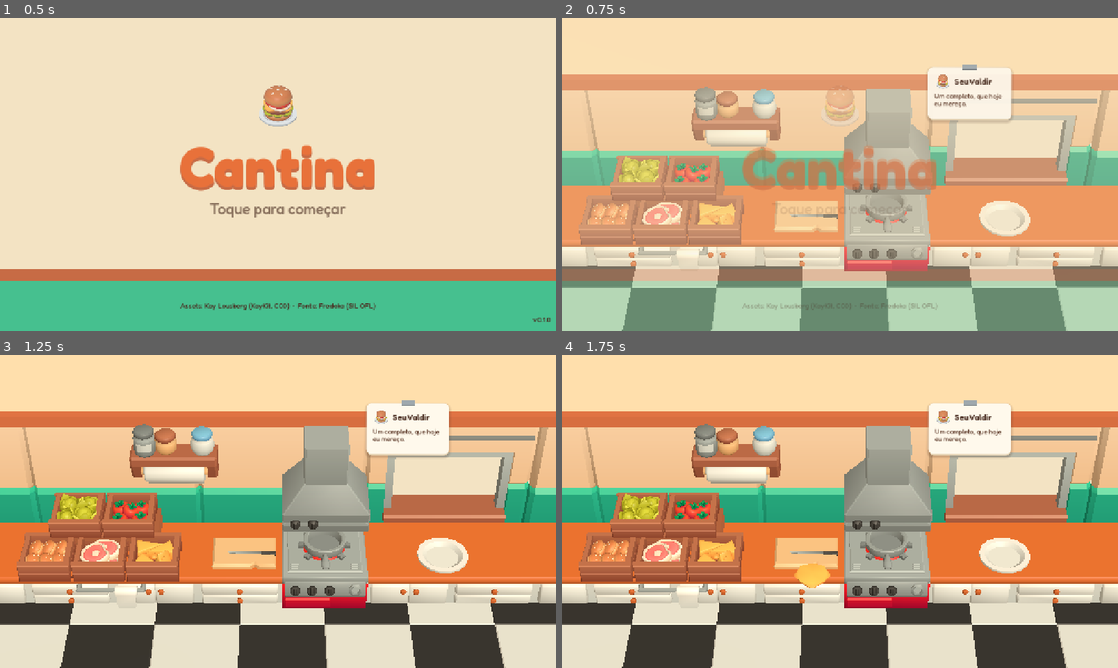
Above: before the commit, frames 1-4 (two rows, left to right).
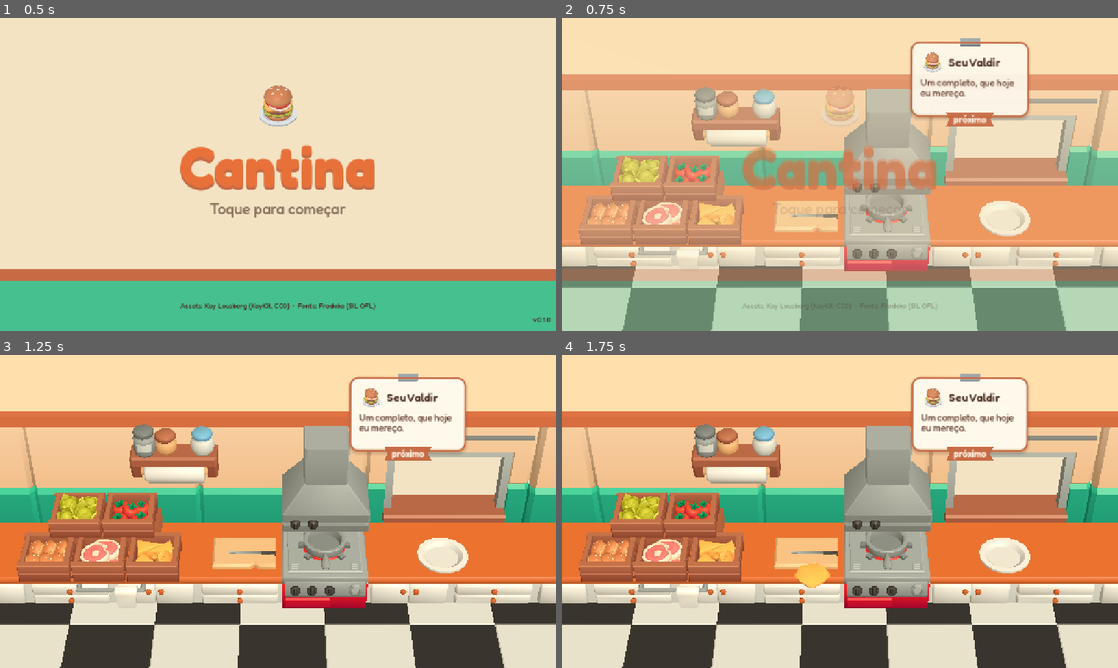
Above: after the commit, the same moments.

Repository: marcalsantarem/cantina
Game: Godot game, scene res://scenes/main.tscn
Two runs of this game, one before a commit and one after it. Both use one fixed random seed, a clock stepped at 60 frames per second and the inputs below.
Inputs (mouse positions are in pixels of both pictures, inside the frame that each line leads up to):
- Up to frame 1 (0.5 s): no input
- Up to frame 2 (0.75 s): tap Enter (ui_accept) at 0.5 s; drag from (840, 174) to (895, 105) at 0.52 s
- Up to frame 3 (1.25 s): no input
- Up to frame 4 (1.75 s): tap Enter (ui_accept) at 1.25 s; drag from (728, 527) to (812, 574) at 1.27 s

Frame 1 is identical in both runs. In frame 2, 3.9% of the frame differs, in the area x 62-84%, y 6-35%; in frame 3, 3.8%; in frame 4, 3.8%.

Commit message:
T-010 ressalvas do QA do M1: destaque do próximo bilhete e bilhetes legíveis em telas baixas; 90 testes (BRF-009)
Co-Authored-By: Claude Opus 5.5 <noreply@anthropic.com>

Diff:
--- a/scenes/ui/hud.tscn
+++ b/scenes/ui/hud.tscn
@@ -9,11 +9,9 @@
 
 [node name="Tickets" type="Control" parent="."]
 layout_mode = 3
-anchors_preset = 15
-anchor_right = 1.0
-anchor_bottom = 1.0
-grow_horizontal = 2
-grow_vertical = 2
+anchors_preset = 0
+offset_right = 1280.0
+offset_bottom = 720.0
 mouse_filter = 2
 theme = ExtResource("2_theme")
 
--- a/src/ui/hud.gd
+++ b/src/ui/hud.gd
@@ -2,6 +2,8 @@
 ## HUD da cozinha: bilhetes, bilhete-resposta e palavra de feedback.
 ## Fala com a cozinha só por sinais (contrato BRF-007): ticket_added, ticket_served,
 ## gesture_feedback e get_slot_screen_position(slot).
+## O prato vai sempre para o bilhete mais antigo aberto (FIFO): ele ganha o destaque "próximo".
+## Em telas baixas os bilhetes são ampliados para a frase ter ao menos min_phrase_px na tela.
 
 const TicketCardScene := preload("res://scenes/ui/ticket_card.tscn")
 const FeedbackWord := preload("res://src/ui/feedback_word.gd")
@@ -10,9 +12,24 @@
 
 ## Tempo que o bilhete-resposta fica visível.
 @export var reply_seconds := 4.0
+## Altura mínima (px de tela) do texto da frase do bilhete.
+@export var min_phrase_px := 13.0
+## Ampliação máxima dos bilhetes.
+@export var max_ui_scale := 2.0
 
+## Escala aplicada aos bilhetes (1 = tamanho de projeto).
+var ui_scale := 1.0
 var _controller: Node
 var _open := {}  # slot -> bilhete aberto
+var _order: Array[int] = []  # slots abertos, do mais antigo ao mais novo
+var _forced_scale := 0.0
+
+
+## Escala dos bilhetes para que font_size * screen_scale * escala >= min_px.
+static func ticket_scale_for(screen_scale: float, font_size: float, min_px: float, max_scale := 2.0) -> float:
+	if screen_scale <= 0.0 or font_size <= 0.0:
+		return 1.0
+	return clampf(min_px / (font_size * screen_scale), 1.0, max_scale)
 
 @onready var _tickets: Control = $Tickets
 @onready var _feedback: Control = $Feedback
@@ -20,6 +37,7 @@
 
 func _ready() -> void:
 	get_viewport().size_changed.connect(_refresh_anchors)
+	_refresh_anchors()
 
 
 func bind(controller: Node) -> void:
@@ -51,11 +69,28 @@
 	return _tickets.get_children()
 
 
+## Slot do bilhete que recebe o próximo prato (o mais antigo aberto), ou -1.
+func get_next_slot() -> int:
+	for slot in _order:
+		if get_card(slot) != null:
+			return slot
+	return -1
+
+
+## Força a escala dos bilhetes (testes/capturas); <= 0 volta ao cálculo automático.
+func set_ui_scale(value: float) -> void:
+	_forced_scale = value
+	_refresh_anchors()
+
+
 func _on_ticket_added(slot: int, ticket: TicketData) -> void:
 	var old := get_card(slot)
 	if old:
 		old.dismiss(0.15)
 	_open[slot] = _new_card(slot, ticket)
+	_order.erase(slot)
+	_order.append(slot)
+	_update_next()
 	_layout()
 
 
@@ -64,6 +99,8 @@
 	if card == null:
 		card = _new_card(slot, ticket)
 	_open.erase(slot)
+	_order.erase(slot)
+	_update_next()
 	card.show_reply(reply, band)
 	card.dismiss_after(reply_seconds)
 	_layout()
@@ -78,6 +115,7 @@
 func _new_card(slot: int, ticket: TicketData) -> Control:
 	var card := TicketCardScene.instantiate()
 	card.slot = slot
+	card.compact = ui_scale > 1.0
 	_tickets.add_child(card)
 	card.resized.connect(_layout)
 	card.tree_exited.connect(_layout)
@@ -86,14 +124,40 @@
 	return card
 
 
+func _update_next() -> void:
+	var next := get_next_slot()
+	for slot in _open:
+		var card := get_card(slot)
+		if card:
+			card.is_next = slot == next
+
+
+## Posição do slot nas coordenadas (escaladas) de _tickets.
 func _slot_pos(slot: int) -> Vector2:
 	if is_instance_valid(_controller) and _controller.has_method("get_slot_screen_position"):
-		return _controller.get_slot_screen_position(slot)
+		return _controller.get_slot_screen_position(slot) / ui_scale
 	return Vector2.ZERO
 
 
+## Pixels de tela por unidade lógica (stretch canvas_items).
+func _screen_scale() -> float:
+	var vis := get_viewport().get_visible_rect().size
+	var win := get_window()
+	if win == null or vis.y <= 0.0 or win.size.y <= 0:
+		return 1.0
+	return float(win.size.y) / vis.y
+
+
 func _refresh_anchors() -> void:
+	if _forced_scale > 0.0:
+		ui_scale = _forced_scale
+	else:
+		var fs := float(_tickets.get_theme_font_size("font_size", "TicketPhrase"))
+		ui_scale = ticket_scale_for(_screen_scale(), fs, min_phrase_px, max_ui_scale)
+	_tickets.scale = Vector2.ONE * ui_scale
+	_tickets.size = get_viewport().get_visible_rect().size / ui_scale
 	for card in _tickets.get_children():
+		card.compact = ui_scale > 1.0
 		card.anchor_point = _slot_pos(card.slot)
 	_layout()
 
--- a/src/ui/ticket_card.gd
+++ b/src/ui/ticket_card.gd
@@ -7,6 +7,11 @@
 const RAIL_OVERLAP := 14.0
 const MARGIN := 8.0
 const CLIP_COLOR := Color("#9ea8ad")
+const NEXT_COLOR := Color("#c76b45")
+const NEXT_TEXT := "próximo"
+const NEXT_LIFT := 12.0
+## Linhas da frase no modo compacto (telas baixas).
+const COMPACT_LINES := 2
 
 var slot := -1
 var is_reply := false
@@ -24,6 +29,25 @@
 	set(v):
 		float_offset = v
 		_place()
+## Bilhete mais antigo aberto: é ele que recebe o próximo prato.
+var is_next := false:
+	set(v):
+		if v == is_next:
+			return
+		is_next = v
+		_animate_lift(NEXT_LIFT if v else 0.0)
+		queue_redraw()
+var next_lift := 0.0:
+	set(v):
+		next_lift = v
+		_place()
+## Modo compacto: frase do pedido em até COMPACT_LINES linhas com reticências.
+var compact := false:
+	set(v):
+		compact = v
+		_apply_compact()
+
+var _full_phrase := ""
 
 @onready var _icon: TextureRect = %Icon
 @onready var _name: Label = %Name
@@ -39,7 +63,8 @@
 
 func show_ticket(ticket: TicketData) -> void:
 	_name.text = ticket.nickname
-	_phrase.text = ticket.phrase
+	_full_phrase = ticket.phrase
+	_apply_compact()
 	var icon_path := ICON_PATH % ticket.recipe
 	_icon.texture = load(icon_path) if ResourceLoader.exists(icon_path) else null
 	_icon.visible = _icon.texture != null
@@ -69,6 +94,8 @@
 ## Troca o conteúdo para o bilhete-resposta (sem animação).
 func apply_reply(reply: String, band: int) -> void:
 	is_reply = true
+	is_next = false
+	_phrase.max_lines_visible = -1
 	theme_type_variation = &"ReplyPanel"
 	_icon.visible = false
 	_without.visible = false
@@ -110,14 +137,46 @@
 	tw.chain().tween_callback(queue_free)
 
 
+func phrase_label() -> Label:
+	return _phrase
+
+
+func _apply_compact() -> void:
+	if _phrase == null or is_reply:
+		return
+	_phrase.text = _full_phrase
+	_phrase.max_lines_visible = COMPACT_LINES if compact else -1
+	if compact:
+		_fit_phrase.call_deferred()
+
+
+## Corta a frase por palavras, com reticências, até caber em COMPACT_LINES linhas.
+func _fit_phrase() -> void:
+	if is_reply or not compact or _phrase.get_line_count() <= COMPACT_LINES:
+		return
+	var words := _full_phrase.split(" ", false)
+	while words.size() > 1:
+		words.remove_at(words.size() - 1)
+		_phrase.text = " ".join(words).rstrip(",.;:") + "…"
+		if _phrase.get_line_count() <= COMPACT_LINES:
+			return
+
+
+func _animate_lift(target: float) -> void:
+	if not is_inside_tree():
+		next_lift = target
+		return
+	create_tween().tween_property(self, "next_lift", target, 0.2).set_trans(Tween.TRANS_BACK).set_ease(Tween.EASE_OUT)
+
+
 func _place() -> void:
 	if not is_inside_tree():
 		return
 	pivot_offset = size * 0.5
-	var vp := get_viewport_rect().size
+	var area := get_parent_area_size()
 	var p := anchor_point + layout_shift + float_offset - Vector2(size.x * 0.5, size.y - RAIL_OVERLAP)
-	p.x = clampf(p.x, MARGIN, maxf(MARGIN, vp.x - size.x - MARGIN))
-	p.y = maxf(p.y, MARGIN)
+	p.x = clampf(p.x, MARGIN, maxf(MARGIN, area.x - size.x - MARGIN))
+	p.y = maxf(maxf(p.y, MARGIN) - next_lift, 0.0)
 	position = p
 
 
@@ -125,3 +184,27 @@
 	var clip := Rect2(size.x * 0.5 - 16.0, -7.0, 32.0, 13.0)
 	draw_rect(clip, CLIP_COLOR)
 	draw_rect(Rect2(clip.position + Vector2(0, clip.size.y - 3), Vector2(clip.size.x, 3)), CLIP_COLOR.darkened(0.25))
+	if is_next:
+		_draw_next_tag()
+
+
+## Fita "próximo" pendurada na base do bilhete.
+func _draw_next_tag() -> void:
+	var font := get_theme_font("font", "TicketWithout")
+	var fs := get_theme_font_size("font_size", "TicketWithout")
+	var text_size := font.get_string_size(NEXT_TEXT, HORIZONTAL_ALIGNMENT_LEFT, -1, fs)
+	var tag := Rect2(Vector2(size.x * 0.5 - text_size.x * 0.5 - 12.0, size.y - 6.0), Vector2(text_size.x + 24.0, text_size.y + 4.0))
+	var ring := StyleBoxFlat.new()
+	ring.draw_center = false
+	ring.border_color = NEXT_COLOR
+	ring.set_border_width_all(3)
+	ring.set_corner_radius_all(14)
+	draw_style_box(ring, Rect2(Vector2.ZERO, size).grow(2.0))
+	var notch := 6.0
+	var mid := tag.size.y * 0.5
+	draw_colored_polygon(PackedVector2Array([tag.position, Vector2(tag.end.x, tag.position.y),
+			Vector2(tag.end.x - notch, tag.position.y + mid), tag.end, Vector2(tag.position.x, tag.end.y),
+			Vector2(tag.position.x + notch, tag.position.y + mid)]), NEXT_COLOR)
+	var cream := get_theme_color("font_color", "TicketWithout")
+	draw_string(font, Vector2(tag.position.x + 12.0, tag.position.y + 2.0 + font.get_ascent(fs)), NEXT_TEXT,
+			HORIZONTAL_ALIGNMENT_LEFT, -1, fs, cream)
--- a/tests/unit/test_hud.gd
+++ b/tests/unit/test_hud.gd
@@ -3,6 +3,7 @@
 
 const Fake := preload("res://tests/fakes/fake_kitchen_controller.gd")
 const HudScene := preload("res://scenes/ui/hud.tscn")
+const Hud := preload("res://src/ui/hud.gd")
 const UiText := preload("res://src/ui/ui_text.gd")
 const RotateOverlay := preload("res://src/ui/rotate_overlay.gd")
 
@@ -15,6 +16,7 @@
 	add_child_autofree(fake)
 	hud = HudScene.instantiate()
 	add_child_autofree(hud)
+	hud.set_ui_scale(1.0)  # janela headless não reflete a tela real
 	hud.bind(fake)
 
 
@@ -24,19 +26,19 @@
 
 func test_ticket_added_creates_card_near_slot() -> void:
 	fake.ticket_added.emit(0, _ticket(["food_ingredient_tomato_slice"]))
-	await wait_frames(3)
+	await wait_process_frames(3)
 	var card: Control = hud.get_card(0)
 	assert_not_null(card)
 	assert_eq(card.get_node("%Name").text, "Dona Cida")
 	assert_true(card.without_label().visible)
 	assert_eq(card.without_label().text, "sem tomate")
 	assert_not_null(card.icon_texture(), "ícone do prato")
-	assert_eq(card.anchor_point, fake.get_slot_screen_position(0))
+	assert_eq(card.anchor_point * hud.ui_scale, fake.get_slot_screen_position(0))
 
 
 func test_without_hidden_when_empty() -> void:
 	fake.ticket_added.emit(1, _ticket())
-	await wait_frames(2)
+	await wait_process_frames(2)
 	assert_false(hud.get_card(1).without_label().visible)
 
 
@@ -59,7 +61,7 @@
 	hud.reply_seconds = 0.3
 	var t := _ticket(["food_ingredient_cheese_slice"])
 	fake.ticket_added.emit(2, t)
-	await wait_frames(2)
+	await wait_process_frames(2)
 	var card: Control = hud.get_card(2)
 	fake.ticket_served.emit(2, t, 91, 0, "Chef, isso foi poesia com queijo.")
 	assert_null(hud.get_card(2), "slot liberado")
@@ -80,9 +82,70 @@
 	assert_eq(hud.get_cards()[0].stamp_band(), 2)
 
 
+func test_oldest_open_ticket_is_next() -> void:
+	for i in 3:
+		fake.ticket_added.emit(i, _ticket())
+	await wait_process_frames(2)
+	assert_eq(hud.get_next_slot(), 0)
+	assert_true(hud.get_card(0).is_next, "mais antigo destacado")
+	assert_false(hud.get_card(1).is_next)
+	assert_false(hud.get_card(2).is_next)
+	fake.ticket_served.emit(0, _ticket(), 90, 0, "ok")
+	assert_eq(hud.get_next_slot(), 1)
+	assert_true(hud.get_card(1).is_next)
+	fake.ticket_added.emit(0, _ticket())  # novo entra no slot 0, mas é o mais novo
+	assert_eq(hud.get_next_slot(), 1, "FIFO, não ordem de slot")
+	assert_false(hud.get_card(0).is_next)
+	fake.ticket_served.emit(1, _ticket(), 90, 0, "ok")
+	fake.ticket_served.emit(2, _ticket(), 90, 0, "ok")
+	assert_eq(hud.get_next_slot(), 0)
+	assert_true(hud.get_card(0).is_next)
+	fake.ticket_served.emit(0, _ticket(), 90, 0, "ok")
+	assert_eq(hud.get_next_slot(), -1)
+
+
+func test_next_card_is_lifted() -> void:
+	fake.ticket_added.emit(0, _ticket())
+	fake.ticket_added.emit(1, _ticket())
+	await wait_seconds(0.6)
+	var a: Control = hud.get_card(0)
+	var b: Control = hud.get_card(1)
+	assert_true(a.position.y < b.position.y - 5.0, "o próximo fica mais alto")
+
+
+func test_ticket_scale_for_low_screens() -> void:
+	var s := 390.0 / 720.0  # 844x390 com stretch canvas_items
+	var k := Hud.ticket_scale_for(s, 15.0, 13.0)
+	assert_true(15.0 * s * k >= 13.0 - 0.01, "frase >= 13 px")
+	assert_eq(Hud.ticket_scale_for(1.0, 15.0, 13.0), 1.0, "1280x720 sem ampliação")
+	assert_eq(Hud.ticket_scale_for(0.1, 15.0, 13.0, 2.0), 2.0, "limite")
+
+
+func test_compact_cards_scaled_two_lines_on_screen() -> void:
+	hud.set_ui_scale(1.6)
+	var long := Fake.make_ticket(2, "Professor Otávio", "Capricha no ponto, sem pressa, e pode tirar a alface que hoje eu tô de regime.", [] as Array[String])
+	for i in 3:
+		fake.ticket_added.emit(i, long if i == 1 else _ticket())
+	await wait_seconds(0.6)
+	var card: Control = hud.get_card(1)
+	assert_true(card.compact)
+	assert_eq(card.phrase_label().max_lines_visible, 2)
+	assert_true(card.phrase_label().get_line_count() <= 2, "frase em até 2 linhas")
+	assert_true(card.phrase_text().ends_with("…"), "reticências")
+	assert_false(hud.get_card(0).phrase_text().ends_with("…"), "frase curta inteira")
+	assert_eq(hud.get_node("Tickets").scale, Vector2.ONE * 1.6)
+	var vp := hud.get_viewport().get_visible_rect().size
+	for i in 3:
+		var r: Rect2 = hud.get_card(i).get_global_rect()
+		assert_true(r.position.x >= 0.0 and r.end.x <= vp.x + 0.5, "dentro da tela %d" % i)
+	fake.ticket_served.emit(1, long, 90, 0, "Uma resposta comprida que não deve ser cortada no bilhete-resposta.")
+	await wait_seconds(0.3)
+	assert_eq(card.phrase_label().max_lines_visible, -1, "resposta inteira")
+
+
 func test_gesture_feedback_word() -> void:
 	fake.gesture_feedback.emit(2, "Perfeito!", Vector2(400, 300))
-	await wait_frames(1)
+	await wait_process_frames(1)
 	var words: Array = hud.get_node("Feedback").get_children()
 	assert_eq(words.size(), 1)
 	var w: Label = words[0]
Binary file changed: docs/capturas/ui_hud_1280x720.png
Binary file added: docs/capturas/ui_hud_844x390.png
Not shown, changed: docs/backlog.md
